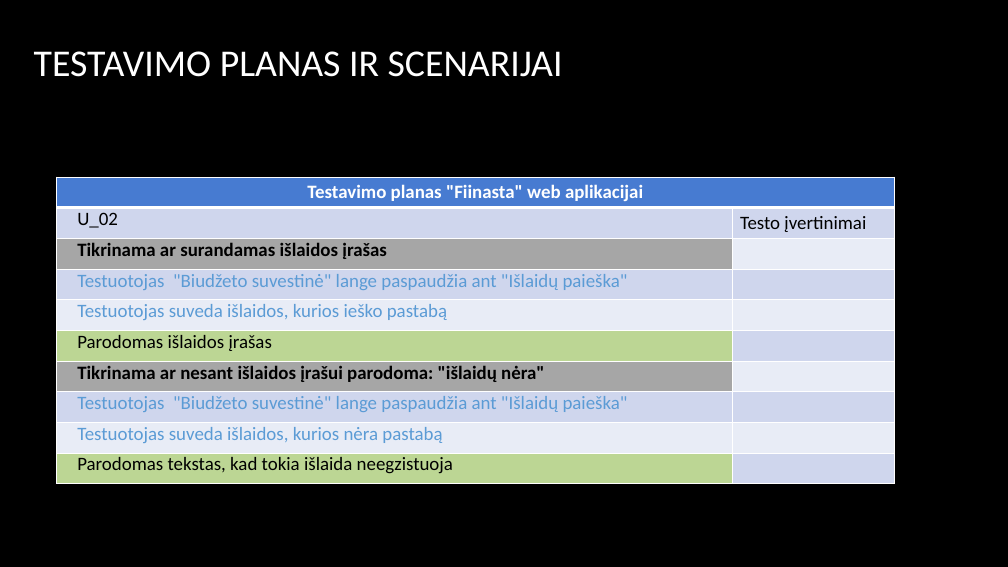
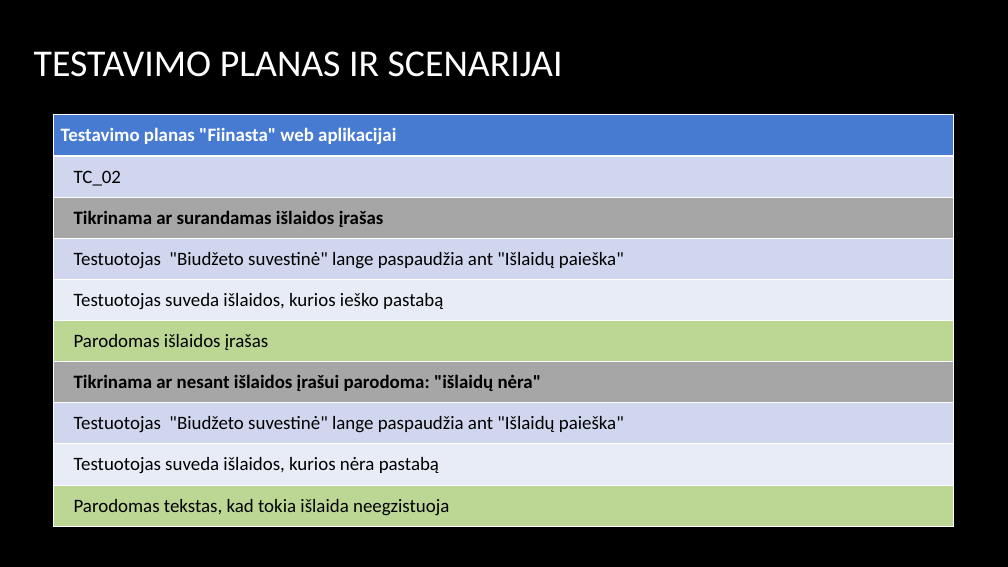
Before and after one commit to artisb45/PSIv2, a slide deck: slide 11 of 3 laboratorinis darbas Fiinasta.pptx. Drawn at 1008x567 pixels with LibreOffice and Linux fonts; fonts in the diff are those of the drawing; background and template pictures are left out. Boxes give left, top, right and bottom in pixels: in the first picture for what was removed or moved away, otherwise in the second. Text is boxed around its words. In the diff, an @@ line names an element or a change of style, - is before the commit and + after.

```diff
--- a/3 laboratorinis darbas Fiinasta.pptx
+++ b/3 laboratorinis darbas Fiinasta.pptx
@@ table at [53,115,954,526] @@
-column 1: Testavimo planas "Fiinasta" web aplikacijai | U_02 | Tikrinama ar surandamas išlaidos įrašas | Testuotojas "Biudžeto suvestinė" lange paspaudžia ant "Išlaidų paieška" | Testuotojas suveda išlaidos, kurios ieško pastabą | Parodomas išlaidos įrašas | Tikrinama ar nesant išlaidos įrašui parodoma: "išlaidų nėra" | Testuotojas "Biudžeto suvestinė" lange paspaudžia ant "Išlaidų paieška" | Testuotojas suveda išlaidos, kurios nėra pastabą | Parodomas tekstas, kad tokia išlaida neegzistuoja
-column 2:  | Testo įvertinimai |  |  |  |  |  |  |  | 
+column 1: Testavimo planas "Fiinasta" web aplikacijai | TC_02 | Tikrinama ar surandamas išlaidos įrašas | Testuotojas "Biudžeto suvestinė" lange paspaudžia ant "Išlaidų paieška" | Testuotojas suveda išlaidos, kurios ieško pastabą | Parodomas išlaidos įrašas | Tikrinama ar nesant išlaidos įrašui parodoma: "išlaidų nėra" | Testuotojas "Biudžeto suvestinė" lange paspaudžia ant "Išlaidų paieška" | Testuotojas suveda išlaidos, kurios nėra pastabą | Parodomas tekstas, kad tokia išlaida neegzistuoja
@@ table: place and size @@
-table at [57,177,895,484]
+table at [53,115,954,526]
```
Also in this commit, not shown: 6 other slides changed.
